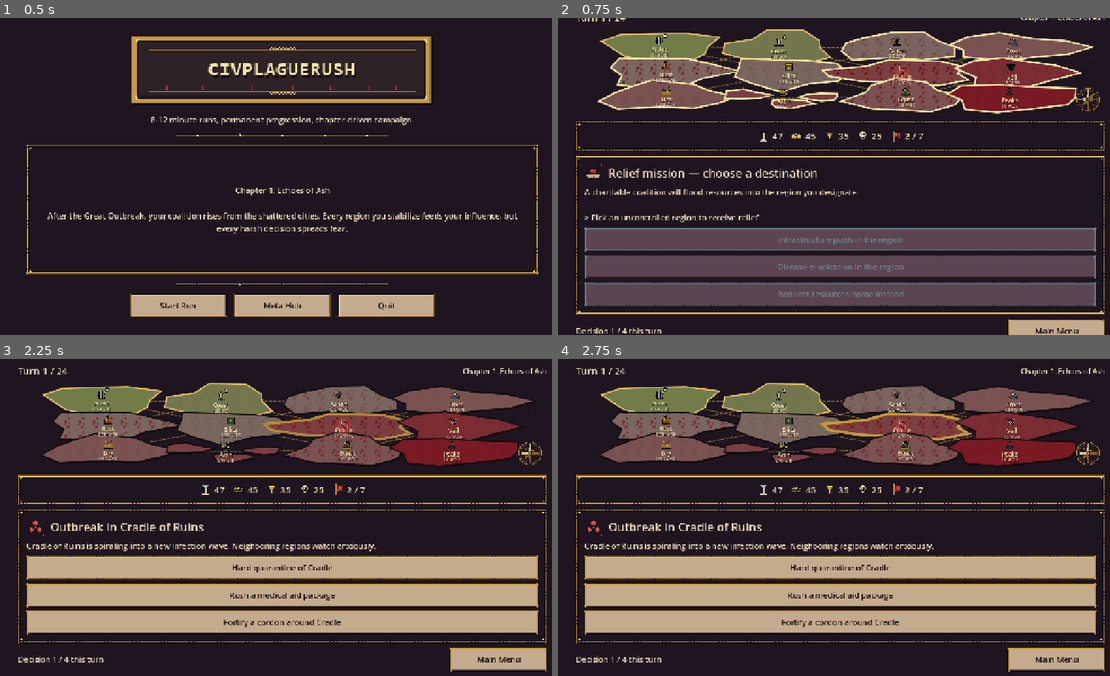
Above: before the commit, frames 1-4 (two rows, left to right).
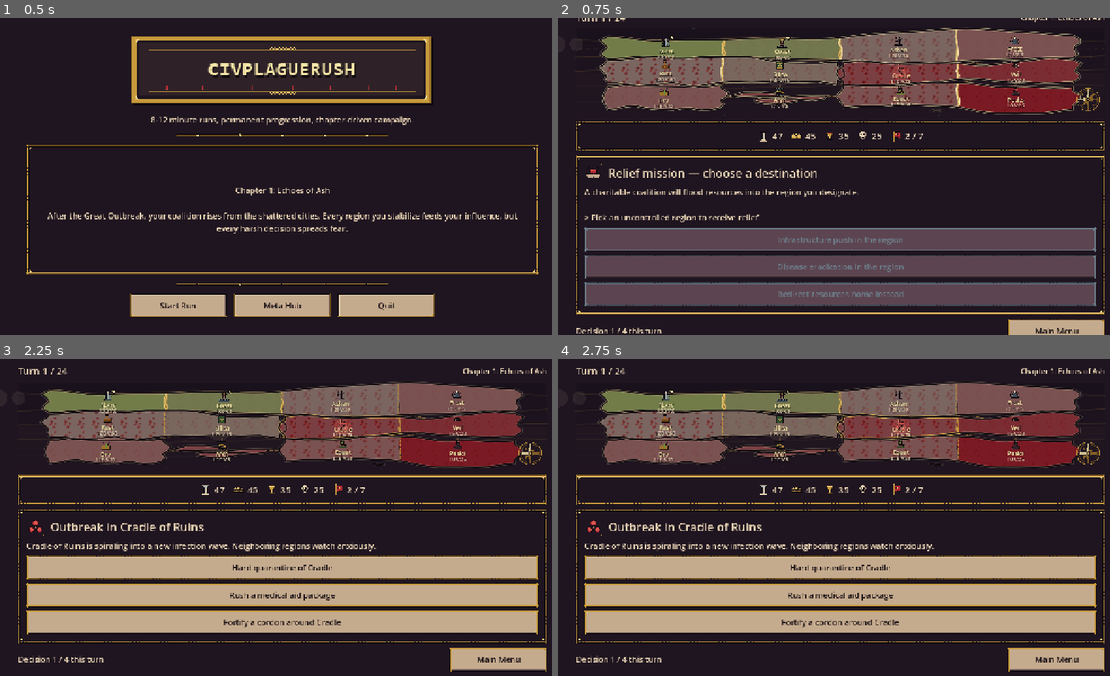
Above: after the commit, the same moments.

Repository: josemarnaiz/civplaguerush
Game: Godot game, scene res://scenes/MainMenu.tscn
Two runs of this game, one before a commit and one after it. Both use one fixed random seed, a clock stepped at 60 frames per second and the inputs below.
Inputs:
- Up to frame 1 (0.5 s): no input
- Up to frame 2 (0.75 s): click "Start Run" at 0.5 s
- Up to frame 3 (2.25 s): click "Main Menu" at 1.25 s; click "Start Run" at 2 s
- Up to frame 4 (2.75 s): no input

Frame 1 is identical in both runs. In frame 2, 9.3% of the frame differs, in the area x 3-98%, y 2-31%; in frame 3, 8.3%; in frame 4, 8.4%.

Commit message:
Fix region_map organic coast generation (undefined ph_t/ph_b) and preserve continental work from art pass
Made-with: Cursor

Diff:
--- a/scripts/ui/region_map.gd
+++ b/scripts/ui/region_map.gd
@@ -11,8 +11,16 @@
 # Ashen Fresco palette — see docs/ART_bible.md.
 # Colors map to: D1 (background), D2 (shadow), B1 (ocean deep), R2 (rival),
 # C1 (neutral stone), G2 (player olive), R4 (infection), O3 (gold signature).
+const OCEAN_DEEP: Color = Color(0.082, 0.059, 0.094)           # darker than D1, abyss
 const OCEAN_COLOR: Color = Color(0.122, 0.082, 0.125)          # D1 sepulcher (matches scene bg)
+const OCEAN_SHELF: Color = Color(0.165, 0.133, 0.176)           # continental shelf halo
 const OCEAN_GLOW: Color = Color(0.235, 0.290, 0.333, 0.45)     # B1 slate flecks
+const OCEAN_WAVE: Color = Color(0.780, 0.604, 0.235, 0.16)     # O3 gold, faint current lines
+const LATITUDE_COLOR: Color = Color(0.780, 0.604, 0.235, 0.10) # O3 dotted latitude lines
+const CLOUD_COLOR: Color = Color(0.910, 0.831, 0.706, 0.08)    # C4 drifting cloud shadows
+const COAST_COLOR: Color = Color(0.059, 0.039, 0.055, 0.98)    # D0 dark shoreline stroke
+const COAST_GLOW: Color = Color(0.910, 0.831, 0.706, 0.35)     # C4 faint beach rim
+const INTERNAL_BORDER: Color = Color(0.780, 0.604, 0.235, 0.70) # O3 gold dashed political border
 const LAND_RIVAL: Color = Color(0.478, 0.102, 0.141)           # R2 oxblood
 const LAND_NEUTRAL: Color = Color(0.478, 0.396, 0.376)         # C1 aged stone
 const LAND_PLAYER: Color = Color(0.420, 0.541, 0.235)          # G2 sickly olive (player power)
@@ -64,10 +72,32 @@
 const INFECTION_TILE_SIZE: float = 32.0
 const COMPASS_SIZE: float = 56.0
 
+# Continent layout: each entry is [row_index, [col_group_a, col_group_b, ...]].
+# Every col_group is a list of column indices that share a landmass; between
+# groups there is open sea. This converts the 4x3 grid of regions into an
+# Earth-like arrangement of three latitudinal continents with inner seas.
+const CONTINENT_LAYOUT: Array = [
+	[0, [[0, 1, 2, 3]]],          # Northern continent: full-width (Eurasia-like)
+	[1, [[0, 1], [2, 3]]],        # Equatorial: Western Reach + Eastern Marches with Atlantic-like gap
+	[2, [[0], [1], [2, 3]]],      # Southern: Drylands island, Archipelago, Equator-Peaks continent
+]
+const COAST_SAMPLES_PER_COL: int = 12
+const COAST_AMPLITUDE: float = 0.022
+const SIDE_COAST_INDENT: float = 0.014
+
 var _snapshot: Array = []
 var _polygons: Dictionary = {}        # id -> Array[PackedVector2Array] (normalized 0..1)
 var _centroids: Dictionary = {}       # id -> Vector2 normalized
-var _adjacency_edges: Array = []      # [[Vector2, Vector2, "direction_label"], ...]
+var _adjacency_edges: Array = []      # [[Vector2, Vector2], ...] normalized
+# Per-continent exterior coastlines (ordered loop of points in normalized 0..1).
+# Drawn as thick dark polylines on top of region fills to unify the landmass.
+var _continent_exteriors: Array = []  # Array[PackedVector2Array]
+# Internal political borders between adjacent regions in the same continent.
+# Each entry: PackedVector2Array of 2+ points to draw as a gold dashed segment.
+var _continent_internal_borders: Array = []
+# Decorative non-interactive islets scattered in the seas between continents.
+# Each entry is a PackedVector2Array in normalized 0..1 coordinates.
+var _ocean_islets: Array = []
 var _selectable_ids: Dictionary = {}
 var _selection_active: bool = false
 var _active_target_id: String = ""
@@ -175,44 +205,266 @@
 func _generate_polygons() -> void:
 	_polygons.clear()
 	_centroids.clear()
-	# Keep landmass inside the view with a small ocean margin around the edges.
+	_continent_exteriors.clear()
+	_continent_internal_borders.clear()
+	_ocean_islets.clear()
+
+	# Build a lookup: (col, row) -> region_id, so we can map grid cells to data.
+	var grid_to_id: Dictionary = {}
+	for r in _snapshot:
+		var grid: Array = r.get("grid", [0, 0])
+		grid_to_id[Vector2i(int(grid[0]), int(grid[1]))] = String(r.get("id", ""))
+
 	var pad_x: float = 0.055
-	var pad_y: float = 0.07
+	var pad_y: float = 0.08
 	var col_w: float = (1.0 - 2.0 * pad_x) / float(COL_COUNT)
 	var row_h: float = (1.0 - 2.0 * pad_y) / float(ROW_COUNT)
 
-	for r in _snapshot:
-		var id: String = String(r.get("id", ""))
-		var grid: Array = r.get("grid", [0, 0])
-		var col: int = int(grid[0])
-		var row: int = int(grid[1])
-
-		var rng := RandomNumberGenerator.new()
-		rng.seed = hash(id)
-
-		var cx: float = pad_x + (float(col) + 0.5) * col_w + rng.randf_range(-0.015, 0.015)
-		var cy: float = pad_y + (float(row) + 0.5) * row_h + rng.randf_range(-0.018, 0.018)
-		_centroids[id] = Vector2(cx, cy)
-
-		var aspect_jitter: float = rng.randf_range(0.85, 1.18)
-		var base_rx: float = col_w * 0.52 * aspect_jitter
-		var base_ry: float = row_h * 0.54 / aspect_jitter
-
-		var shapes: Array = []
-		if id == "r10":
-			# Sunken Archipelago: three small islands widely separated.
-			var offs: Array = [
-				[Vector2(-0.075, -0.038), 0.36],
-				[Vector2( 0.070, -0.010), 0.30],
-				[Vector2( 0.015,  0.065), 0.34]
-			]
-			for o in offs:
-				var off: Vector2 = o[0]
-				var island_scale: float = o[1]
-				shapes.append(_organic_blob(Vector2(cx + off.x, cy + off.y), base_rx * island_scale, base_ry * island_scale, rng, 8))
+	for layout in CONTINENT_LAYOUT:
+		var row: int = int(layout[0])
+		var groups: Array = layout[1]
+		for group in groups:
+			var ids: Array = []
+			for col in group:
+				var key := Vector2i(int(col), row)
+				ids.append(String(grid_to_id.get(key, "")))
+			# Skip groups that have no matching regions in the snapshot.
+			var has_any: bool = false
+			for gid in ids:
+				if String(gid) != "":
+					has_any = true
+					break
+			if not has_any:
+				continue
+
+			var y_top: float = pad_y + float(row) * row_h + 0.012
+			var y_bot: float = pad_y + float(row + 1) * row_h - 0.012
+			var x_left: float = pad_x + float(int(group[0])) * col_w + 0.006
+			var x_right: float = pad_x + float(int(group[-1]) + 1) * col_w - 0.006
+
+			if row == 2 and group.size() == 1 and int(group[0]) == 1:
+				# Sunken Archipelago -> 3 small islands inside the sea gap.
+				_build_archipelago(String(ids[0]), x_left, x_right, y_top, y_bot)
+			else:
+				_build_continent(ids, group, row, x_left, x_right, y_top, y_bot)
+
+	_generate_ocean_islets()
+
+
+func _build_continent(ids: Array, cols: Array, row: int,
+		x_left: float, x_right: float, y_top: float, y_bot: float) -> void:
+	var n_cols: int = ids.size()
+	var samples: int = n_cols * COAST_SAMPLES_PER_COL
+	var rng := RandomNumberGenerator.new()
+	rng.seed = hash("cont_%d_%d_%d" % [row, int(cols[0]), int(cols[-1])])
+
+	# Coast phase offsets so each continent has a unique shoreline signature.
+	var ph_tL: float = rng.randf() * TAU    # long (continental) wave
+	var ph_tM: float = rng.randf() * TAU    # medium coastline
+	var ph_tS: float = rng.randf() * TAU    # fine detail
+	var ph_bL: float = rng.randf() * TAU
+	var ph_bM: float = rng.randf() * TAU
+	var ph_bS: float = rng.randf() * TAU
+
+	# Latitude-dependent amplitude: arctic continents have jaggier shorelines;
+	# tropical bulge downward. Also scale long-wave amplitude by group width so
+	# wider continents can have bigger continental curves.
+	var group_width: float = x_right - x_left
+	var amp_long: float = clampf(group_width * 0.09, 0.018, 0.055)
+	var amp_medium: float = 0.014
+	var amp_small: float = 0.006
+	if row == 0:
+		amp_medium *= 1.20
+		amp_small *= 1.25
+	elif row == 2:
+		amp_long *= 1.10
+
+	# Continental axis curve: a single slow sine shared by top and bottom
+	# shifts the whole continent up or down along its length, so the landmass
+	# actually bends instead of looking like a horizontal brick. Phase offsets
+	# are per-continent so each has a distinct shape.
+	var axis_phase: float = rng.randf() * TAU
+	var axis_amp: float = clampf(group_width * 0.08, 0.010, 0.040)
+
+	# ---- Build top & bottom wavy coastlines as two parallel arrays --------
+	var top_coast: PackedVector2Array = PackedVector2Array()
+	var bot_coast: PackedVector2Array = PackedVector2Array()
+	for i in range(samples + 1):
+		var t: float = float(i) / float(samples)
+		var x: float = lerpf(x_left, x_right, t)
+		# Taper the outer 12% so the coast meets the side coast smoothly; the
+		# interior keeps the full amplitude for a natural continental outline.
+		var edge_taper: float = smoothstep(0.0, 0.12, t) * smoothstep(0.0, 0.12, 1.0 - t)
+		# Shared bend of the continent's vertical axis (positive = lower).
+		var axis_shift: float = sin(t * PI * 1.0 + axis_phase) * axis_amp * 0.55 \
+				+ sin(t * PI * 2.0 + axis_phase * 1.7) * axis_amp * 0.20
+		# Independent wavy coastlines (top lifts, bottom drops).
+		var long_t: float = sin(t * TAU * 0.75 + ph_tL) * amp_long
+		var long_b: float = sin(t * TAU * 0.70 + ph_bL + 1.3) * amp_long * 0.9
+		var dy_top: float = (
+				long_t
+				+ sin(t * TAU * 2.2 + ph_tM) * amp_medium
+				+ sin(t * TAU * 4.7 + ph_tS) * amp_small
+			) * edge_taper
+		var dy_bot: float = (
+				long_b
+				+ sin(t * TAU * 2.0 + ph_bM) * amp_medium
+				+ sin(t * TAU * 4.1 + ph_bS) * amp_small
+			) * edge_taper
+		top_coast.append(Vector2(x, y_top + axis_shift - dy_top))
+		bot_coast.append(Vector2(x, y_bot + axis_shift + dy_bot))
+
+	# ---- West and East side coasts (curvy vertical segments) --------------
+	var west_coast: PackedVector2Array = PackedVector2Array()
+	var east_coast: PackedVector2Array = PackedVector2Array()
+	var side_steps: int = 6
+	for i in range(1, side_steps):
+		var tv: float = float(i) / float(side_steps)
+		var y_west: float = lerpf(top_coast[0].y, bot_coast[0].y, tv)
+		var y_east: float = lerpf(top_coast[-1].y, bot_coast[-1].y, tv)
+		var dx_w: float = sin(tv * PI * 1.5 + ph_tL) * SIDE_COAST_INDENT * rng.randf_range(0.6, 1.3)
+		var dx_e: float = sin(tv * PI * 1.5 + ph_bL) * SIDE_COAST_INDENT * rng.randf_range(0.6, 1.3)
+		west_coast.append(Vector2(x_left - abs(dx_w), y_west))   # bulge outward left
+		east_coast.append(Vector2(x_right + abs(dx_e), y_east))  # bulge outward right
+
+	# ---- Build one polygon per region using shared boundary points --------
+	for i in range(n_cols):
+		var id: String = String(ids[i])
+		if id == "":
+			continue
+		var j0: int = i * COAST_SAMPLES_PER_COL
+		var j1: int = (i + 1) * COAST_SAMPLES_PER_COL
+
+		var poly: PackedVector2Array = PackedVector2Array()
+
+		# Top edge (left -> right)
+		for j in range(j0, j1 + 1):
+			poly.append(top_coast[j])
+
+		# Right side
+		if i == n_cols - 1:
+			# Exterior east coast (runs top -> bottom)
+			for p in east_coast:
+				poly.append(p)
 		else:
-			shapes.append(_organic_blob(Vector2(cx, cy), base_rx, base_ry, rng, VERT_COUNT))
-		_polygons[id] = shapes
+			# Shared internal boundary with the next region: slightly jittered
+			# vertical line so it doesn't look like a ruler. Jitter is seeded
+			# from the boundary position to stay stable across frames.
+			var x_b: float = top_coast[j1].x
+			var rng_b := RandomNumberGenerator.new()
+			rng_b.seed = hash("ib_%d_%s" % [row, id])
+			for k in range(1, 4):
+				var ty: float = float(k) / 4.0
+				var y_b: float = lerpf(top_coast[j1].y, bot_coast[j1].y, ty)
+				var dx_b: float = rng_b.randf_range(-0.003, 0.003)
+				poly.append(Vector2(x_b + dx_b, y_b))
+
+		# Bottom edge (right -> left)
+		for j in range(j1, j0 - 1, -1):
+			poly.append(bot_coast[j])
+
+		# Left side
+		if i == 0:
+			# Exterior west coast (runs bottom -> top)
+			for ki in range(west_coast.size() - 1, -1, -1):
+				poly.append(west_coast[ki])
+		else:
+			var x_bl: float = top_coast[j0].x
+			var rng_bl := RandomNumberGenerator.new()
+			rng_bl.seed = hash("ib_l_%d_%s" % [row, id])
+			for k in range(3, 0, -1):
+				var ty2: float = float(k) / 4.0
+				var y_bl: float = lerpf(top_coast[j0].y, bot_coast[j0].y, ty2)
+				var dx_bl: float = rng_bl.randf_range(-0.003, 0.003)
+				poly.append(Vector2(x_bl + dx_bl, y_bl))
+
+		_polygons[id] = [poly]
+
+		# Centroid = bbox mid of this column segment (offset down slightly so
+		# the biome icon floats above the visual center and labels sit below).
+		var cx: float = (top_coast[j0].x + top_coast[j1].x) * 0.5
+		var cy_top: float = (top_coast[j0].y + top_coast[j1].y) * 0.5
+		var cy_bot: float = (bot_coast[j0].y + bot_coast[j1].y) * 0.5
+		_centroids[id] = Vector2(cx, (cy_top + cy_bot) * 0.5)
+
+	# ---- Store continent's exterior coastline for overlay rendering ------
+	var exterior: PackedVector2Array = PackedVector2Array()
+	for p in top_coast:
+		exterior.append(p)
+	for p in east_coast:
+		exterior.append(p)
+	for j in range(bot_coast.size() - 1, -1, -1):
+		exterior.append(bot_coast[j])
+	for ki2 in range(west_coast.size() - 1, -1, -1):
+		exterior.append(west_coast[ki2])
+	exterior.append(top_coast[0])  # close the loop
+	_continent_exteriors.append(exterior)
+
+	# ---- Store internal political borders as line segments ---------------
+	for i in range(1, n_cols):
+		var j_border: int = i * COAST_SAMPLES_PER_COL
+		var border: PackedVector2Array = PackedVector2Array()
+		var steps: int = 6
+		for k in range(steps + 1):
+			var tv: float = float(k) / float(steps)
+			var y: float = lerpf(top_coast[j_border].y, bot_coast[j_border].y, tv)
+			border.append(Vector2(top_coast[j_border].x, y))
+		_continent_internal_borders.append(border)
+
+
+func _build_archipelago(id: String, x_left: float, x_right: float,
+		y_top: float, y_bot: float) -> void:
+	var rng := RandomNumberGenerator.new()
+	rng.seed = hash("arch_" + id)
+	var cx_mid: float = (x_left + x_right) * 0.5
+	var cy_mid: float = (y_top + y_bot) * 0.5
+	# Three islands arranged like a crooked archipelago: NW, E, S.
+	var offsets: Array = [
+		[Vector2(-0.045, -0.030), 0.048, 0.028],
+		[Vector2( 0.050,  0.004), 0.040, 0.026],
+		[Vector2(-0.012,  0.042), 0.044, 0.028],
+	]
+	var shapes: Array = []
+	for off_data in offsets:
+		var off: Vector2 = off_data[0]
+		var rx: float = off_data[1]
+		var ry: float = off_data[2]
+		shapes.append(_organic_blob(Vector2(cx_mid + off.x, cy_mid + off.y), rx, ry, rng, 9))
+		# Add each island's silhouette as its own exterior polyline so it gets
+		# the dark shoreline treatment.
+		var exterior: PackedVector2Array = PackedVector2Array(shapes[-1])
+		exterior.append(shapes[-1][0])
+		_continent_exteriors.append(exterior)
+	_polygons[id] = shapes
+	_centroids[id] = Vector2(cx_mid - 0.003, cy_mid)
+
+
+func _generate_ocean_islets() -> void:
+	# Scatter small islets in the seas BETWEEN continents so the ocean doesn't
+	# look like empty rectangles. Positions are deterministic so they line up
+	# with the painted coastlines on every redraw.
+	var rng := RandomNumberGenerator.new()
+	rng.seed = 0xC0A57
+	# Seed spots: roughly on the latitudes of inter-continental seas.
+	var hot_spots: Array = [
+		# Upper sea (between row 0 and row 1)
+		Vector2(0.18, 0.40), Vector2(0.42, 0.41), Vector2(0.62, 0.39),
+		Vector2(0.80, 0.42),
+		# Atlantic-like gap in the middle row
+		Vector2(0.50, 0.54),
+		# Southern sea (between row 1 and row 2)
+		Vector2(0.12, 0.72), Vector2(0.33, 0.74), Vector2(0.56, 0.70),
+		Vector2(0.88, 0.73),
+		# Bottom fringe (below southern continents)
+		Vector2(0.22, 0.92), Vector2(0.68, 0.94),
+	]
+	for spot in hot_spots:
+		var base: Vector2 = spot + Vector2(rng.randf_range(-0.012, 0.012),
+				rng.randf_range(-0.010, 0.010))
+		var rx: float = rng.randf_range(0.008, 0.016)
+		var ry: float = rng.randf_range(0.006, 0.011)
+		var islet: PackedVector2Array = _organic_blob(base, rx, ry, rng, 7)
+		_ocean_islets.append(islet)
 
 
 func _organic_blob(center: Vector2, rx: float, ry: float, rng: RandomNumberGenerator, verts: int) -> PackedVector2Array:
@@ -221,7 +473,6 @@
 	var phase2: float = rng.randf() * TAU
 	for i in range(verts):
 		var ang: float = TAU * float(i) / float(verts) + rng.randf_range(-0.06, 0.06)
-		# Organic lobes via layered sines + random per-vertex jitter.
 		var lobe: float = (
 			sin(ang * 3.0 + phase) * 0.16
 			+ sin(ang * 5.0 + phase2) * 0.09
@@ -255,9 +506,25 @@
 	if s.x <= 0.0 or s.y <= 0.0:
 		return
 
-	# Ocean background with soft radial vignette.
-	draw_rect(Rect2(Vector2.ZERO, s), OCEAN_COLOR)
+	# Pass 0a: ocean base with subtle vertical gradient (abyss top -> warmer bottom).
+	_draw_ocean_gradient(s)
+	# Pass 0b: dotted latitude lines suggest a globe / projection grid.
+	_draw_latitude_lines(s)
+	# Pass 0c: static constellation of flecks + animated drifting motes.
 	_draw_ocean_flecks(s)
+	_draw_ocean_currents(s)
+	# Pass 0d: drifting cloud shadows across the water.
+	_draw_cloud_shadows(s)
+
+	# Pass 0e: continental shelf halo around each landmass. This soft cream
+	# glow visually ties the continents to the ocean and makes regions feel
+	# anchored rather than "floating blobs".
+	_draw_shelf_halos(s)
+
+	# Pass 0f: decorative islets scattered across the seas. These are NON
+	# interactive (no region hit test) but add rich silhouette variety so the
+	# ocean between continents feels like a real archipelagic world.
+	_draw_ocean_islets(s)
 
 	# Adjacency edges drawn behind land, dashed so they read as contagion routes in the water.
 	for e in _adjacency_edges:
@@ -265,7 +532,7 @@
 		var b: Vector2 = e[1] * s
 		_draw_dashed_line(a, b, EDGE_COLOR, 1.3, 6.0, 4.0)
 
-	# Pass 1: shadows.
+	# Pass 1: shadows (offset down-right to feel like the continents cast on the sea).
 	for r in _snapshot:
 		var id: String = String(r.get("id", ""))
 		if not _polygons.has(id):
@@ -326,9 +593,12 @@
 					flat.a = clampf(inf_alpha, 0.0, 0.72)
 					draw_colored_polygon(poly, flat)
 
+			# NOTE: per-region dark borders are no longer drawn here. The
+			# solid shoreline is handled once per CONTINENT below so adjacent
+			# regions share a seamless coast; internal borders are drawn as
+			# thin gold dashed lines so they read as political, not geographic.
 			var closed := PackedVector2Array(poly)
 			closed.append(poly[0])
-			draw_polyline(closed, BORDER_COLOR, border_w, true)
 			if ring_color.a > 0.0:
 				draw_polyline(closed, ring_color, ring_w, true)
 			if _active_target_id == id:
@@ -347,6 +617,27 @@
 					_lost_flash_until.erase(id)
 			if _hover_id == id:
 				draw_polyline(closed, RING_HOVER, 1.2, true)
+			# Silence the unused variable warning; border_w is reserved for
+			# future per-region stylings while the coastline is continental.
+			border_w = border_w
+
+	# Pass 2b: internal political borders (gold dashed between regions in the
+	# same continent), drawn UNDER the hard coastline so the coast overrides
+	# them at continent edges for a clean silhouette.
+	for border in _continent_internal_borders:
+		for i in range(border.size() - 1):
+			var a: Vector2 = border[i] * s
+			var b: Vector2 = border[i + 1] * s
+			_draw_dashed_line(a, b, INTERNAL_BORDER, 1.2, 4.0, 3.0)
+
+	# Pass 2c: continent exterior coastlines. A double stroke (dark + faint
+	# cream beach rim) gives the silhouette that "painted-map" feel.
+	for ext in _continent_exteriors:
+		var ext_px := PackedVector2Array()
+		for v in ext:
+			ext_px.append(v * s)
+		draw_polyline(ext_px, COAST_GLOW, 3.2, true)
+		draw_polyline(ext_px, COAST_COLOR, 1.6, true)
 
 	# Pass 3a: biome icons (stacked above labels).
 	for r in _snapshot:
@@ -519,6 +810,118 @@
 		draw_circle(p, rad, OCEAN_GLOW)
 
 
+func _draw_ocean_gradient(s: Vector2) -> void:
+	# Flat fill then two horizontal bands: deep abyss top, slightly warmer bottom.
+	draw_rect(Rect2(Vector2.ZERO, s), OCEAN_COLOR)
+	var band_h: float = s.y / 6.0
+	# Top gradient band (abyss fade in).
+	for i in range(6):
+		var t: float = float(i) / 6.0
+		var c: Color = OCEAN_DEEP.lerp(OCEAN_COLOR, t)
+		c.a = 0.55 * (1.0 - t)
+		draw_rect(Rect2(Vector2(0, i * band_h), Vector2(s.x, band_h + 1.0)), c)
+	# Bottom warm band (tropical glow).
+	for i in range(6):
+		var t: float = float(i) / 6.0
+		var c2: Color = Color(0.145, 0.110, 0.145, 0.0).lerp(Color(0.186, 0.125, 0.145, 0.35), t)
+		draw_rect(Rect2(Vector2(0, s.y - (i + 1) * (band_h * 0.5)), Vector2(s.x, band_h * 0.5 + 1.0)), c2)
+
+
+func _draw_latitude_lines(s: Vector2) -> void:
+	# Three dotted latitude lines (equator + tropics analogue) for "world-map" feel.
+	var ys: Array = [s.y * 0.23, s.y * 0.50, s.y * 0.77]
+	for y in ys:
+		var x: float = 6.0
+		while x < s.x - 4.0:
+			draw_rect(Rect2(Vector2(x, y), Vector2(2.0, 1.0)), LATITUDE_COLOR)
+			x += 6.0
+
+
+func _draw_ocean_currents(s: Vector2) -> void:
+	# Scrolling sine wave "currents": 5 horizontal curves drifting with time.
+	# Each curve phase is offset so the ocean never looks static.
+	var rows: int = 5
+	for i in range(rows):
+		var y_base: float = s.y * (0.12 + 0.18 * float(i))
+		var phase: float = _time * (0.35 + 0.08 * float(i)) + float(i) * 1.17
+		var pts := PackedVector2Array()
+		var samples: int = 48
+		for j in range(samples + 1):
+			var t: float = float(j) / float(samples)
+			var x: float = t * s.x
+			var y: float = y_base + sin(t * TAU * 2.2 + phase) * 4.0 \
+					+ sin(t * TAU * 5.3 + phase * 1.6) * 1.6
+			pts.append(Vector2(x, y))
+		var col: Color = OCEAN_WAVE
+		col.a = OCEAN_WAVE.a * (0.55 + 0.45 * sin(_time * 0.8 + float(i)))
+		draw_polyline(pts, col, 1.0, true)
+
+
+func _draw_cloud_shadows(s: Vector2) -> void:
+	# Three large soft ellipses drifting slowly rightward; wrap at map edge.
+	var speeds: Array = [12.0, 7.5, 15.0]
+	var radii: Array = [Vector2(90, 28), Vector2(120, 34), Vector2(70, 22)]
+	var y_rows: Array = [s.y * 0.18, s.y * 0.52, s.y * 0.82]
+	var offsets: Array = [0.0, 0.4, 0.75]
+	for i in range(3):
+		var speed: float = float(speeds[i])
+		var radius: Vector2 = radii[i]
+		var y: float = float(y_rows[i])
+		var off: float = float(offsets[i])
+		var wrap_w: float = s.x + radius.x * 2.0
+		var x: float = fmod(_time * speed + off * wrap_w, wrap_w) - radius.x
+		# Draw as soft disc: a small cluster of tinted circles.
+		for k in range(5):
+			var dx: float = -radius.x + (2.0 * radius.x) * (float(k) / 4.0)
+			var sub_r: float = radius.y * (0.85 - 0.15 * abs(float(k) - 2.0))
+			draw_circle(Vector2(x + dx, y), sub_r, CLOUD_COLOR)
+
+
+func _draw_ocean_islets(s: Vector2) -> void:
+	# Decorative islets: dark dot with soft cream halo, matching the coastline style.
+	var islet_fill: Color = Color(0.192, 0.137, 0.153, 1.0)  # D2 shadow-warm tone
+	for islet in _ocean_islets:
+		var poly := PackedVector2Array()
+		for v in islet:
+			poly.append(v * s)
+		# Shadow
+		var shad := PackedVector2Array()
+		for v in islet:
+			shad.append(v * s + Vector2(1.2, 2.0))
+		draw_colored_polygon(shad, SHADOW_COLOR)
+		# Fill + double coastline.
+		draw_colored_polygon(poly, islet_fill)
+		var closed := PackedVector2Array(poly)
+		closed.append(poly[0])
+		draw_polyline(closed, COAST_GLOW, 2.2, true)
+		draw_polyline(closed, COAST_COLOR, 1.2, true)
+
+
+func _draw_shelf_halos(s: Vector2) -> void:
+	# Draw each continent polygon slightly upscaled with the shelf color as a
+	# soft halo so continents read as landmasses on shelves, not floating blobs.
+	for ext in _continent_exteriors:
+		if ext.size() < 4:
+			continue
+		# Centroid for expansion.
+		var cx: float = 0.0
+		var cy: float = 0.0
+		var count: int = ext.size()
+		for v in ext:
+			cx += v.x
+			cy += v.y
+		cx /= float(count)
+		cy /= float(count)
+		var halo := PackedVector2Array()
+		var expand: float = 0.012
+		for v in ext:
+			var dir_x: float = v.x - cx
+			var dir_y: float = v.y - cy
+			halo.append(Vector2((v.x + dir_x * expand) * s.x,
+					(v.y + dir_y * expand) * s.y))
+		draw_colored_polygon(halo, OCEAN_SHELF)
+
+
 func _draw_star(center: Vector2, r: float, color: Color) -> void:
 	var pts := PackedVector2Array()
 	for i in range(10):
